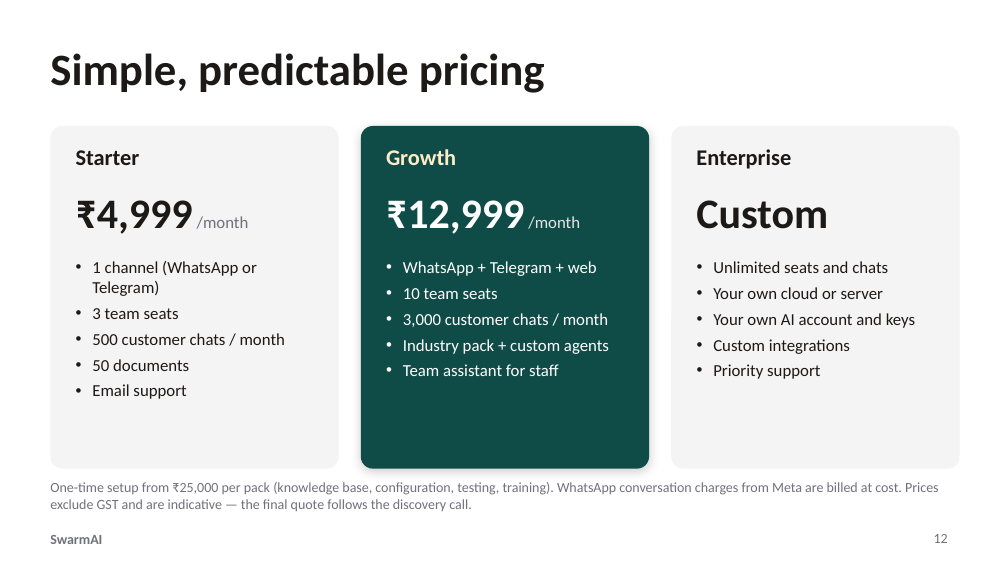
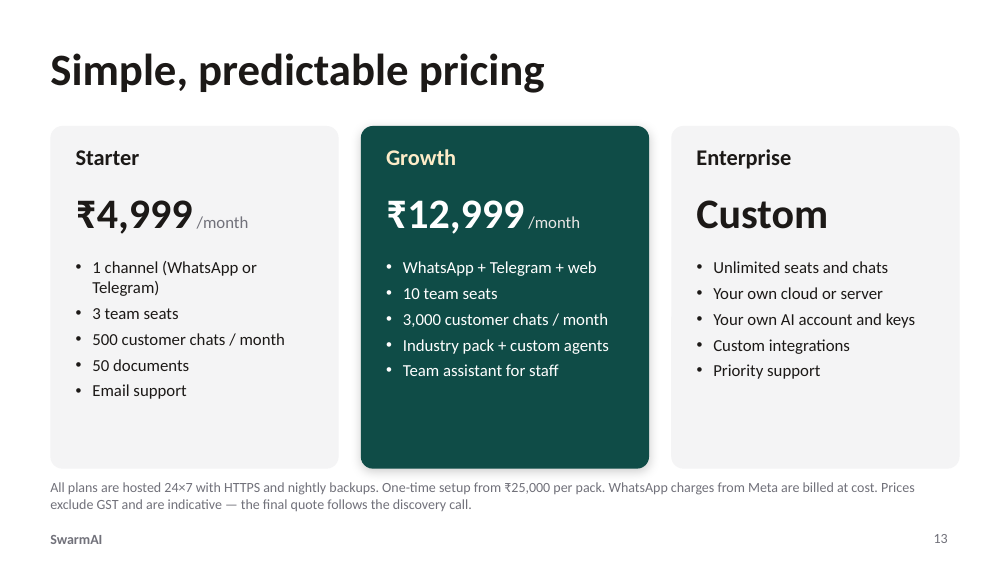
Before and after one commit to priyambansal13/Swarm-Ai-multiagent, a slide deck: slide 13 of docs/sales/SwarmAI-Customer-Deck.pptx (slide 12 before the commit). Drawn at 1008x567 pixels with LibreOffice and Linux fonts; fonts in the diff are those of the drawing. Boxes give left, top, right and bottom in pixels: in the first picture for what was removed or moved away, otherwise in the second. Text is boxed around its words. In the diff, an @@ line names an element or a change of style, - is before the commit and + after.

```diff
--- a/docs/sales/SwarmAI-Customer-Deck.pptx
+++ b/docs/sales/SwarmAI-Customer-Deck.pptx
@@ text at box(50, 482, 915, 511): text changed @@
-One-time setup from ₹25,000 per pack (knowledge base, configuration, testing, training). WhatsApp conversation charges from Meta are billed at cost. Prices exclude GST and are indicative — the final quote follows the discovery call.
+All plans are hosted 24×7 with HTTPS and nightly backups. One-time setup from ₹25,000 per pack. WhatsApp charges from Meta are billed at cost. Prices exclude GST and are indicative — the final quote follows the discovery call.
```
Also in this commit, not shown: 1 slide added, 22 other files.
